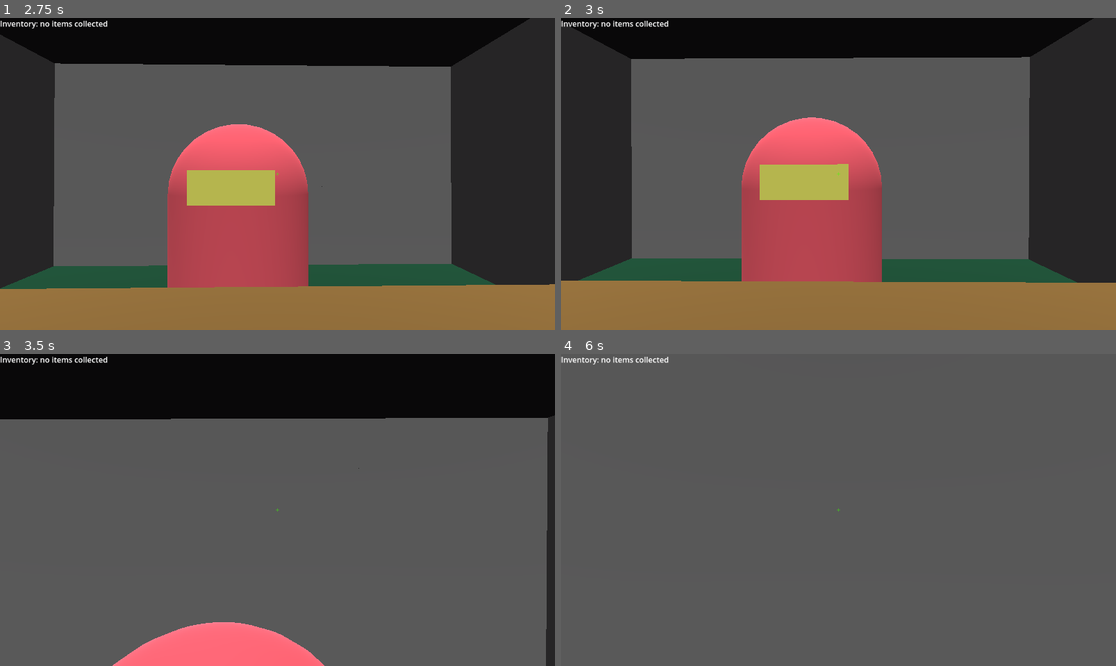
Above: before the commit, frames 1-4 (two rows, left to right).
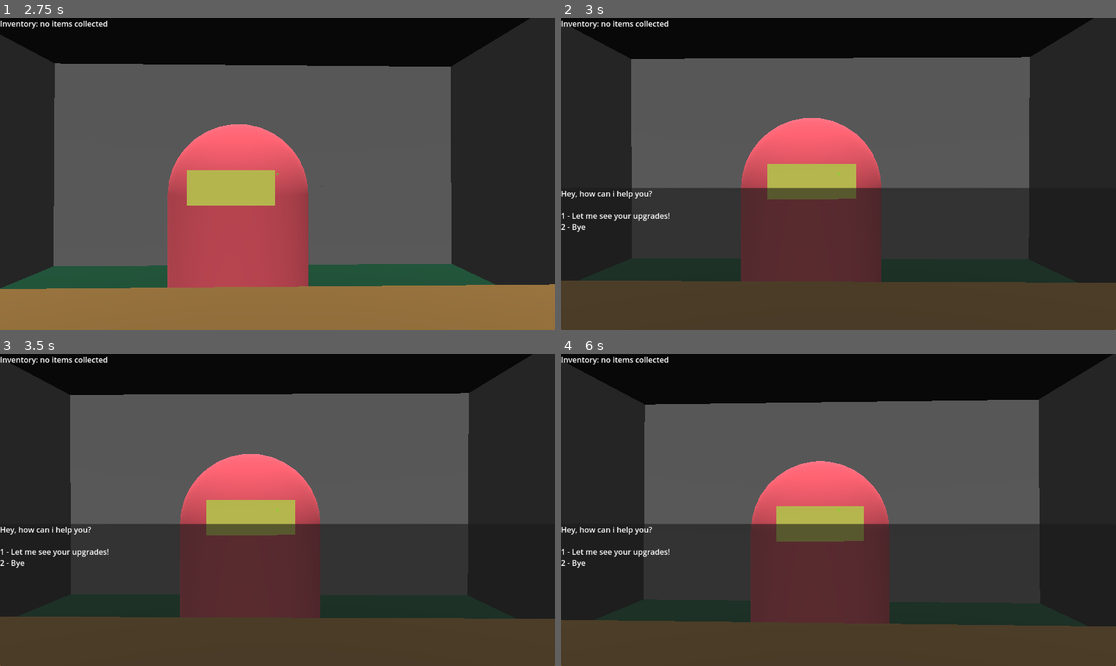
Above: after the commit, the same moments.

Repository: jamklex/3dshooter
Game: Godot game, scene res://scenes/ship/_main.tscn
Same seed, same stepped clock (60 frames per second), same inputs: the game is played once before the commit and once after it.
Inputs (mouse positions are in pixels of both pictures, inside the frame that each line leads up to):
- Up to frame 1 (2.75 s): tap Enter at 0.5 s; move the mouse to (305, 174) at 0.52 s; hold W (forward) from 0.53 s (still down); tap E (interact) at 0.6, 1.35, 2.1 s; tap Space (jump) at 0.77, 1.52 s; move the mouse to (249, 174) at 1.27 s; move the mouse to (288, 167) at 2.02 s
- Up to frame 2 (3 s): keep holding W (forward); move the mouse to (832, 180) at 2.77 s; tap E (interact) at 2.85 s
- Up to frame 3 (3.5 s): keep holding W (forward); tap Space (jump) at 3.02 s
- Up to frame 4 (6 s): move the mouse to (877, 513) at 3.52 s; tap E (interact) every 0.75 s from 3.6 to 5.85 s; tap Space (jump) at 3.77, 4.52, 5 s; move the mouse to (794, 506) at 4.27 s; move the mouse to (844, 510) at 5.02 s; tap Enter at 5.75 s; move the mouse to (816, 503) at 5.77 s; release W (forward) at 5.78 s; hold D (right) from 5.78 s (still down)

Frame 1 is identical in both runs. In frame 2, 38% of the frame differs, in the area x 0-100%, y 31-100%; in frame 3, 68%; in frame 4, 76%, in the area x 0-100%, y 0-100%.

Commit message:
longer distance um nicht in die Nase des NPCs schauen zu müssen

Diff:
--- a/assets/models/player/player.tscn
+++ b/assets/models/player/player.tscn
@@ -33,7 +33,7 @@
 
 [node name="RayCast3D" type="RayCast3D" parent="Camera"]
 transform = Transform3D(1, 0, 0, 0, 1, -2.98023e-08, 0, 2.98023e-08, 1, 0, 0, 0)
-target_position = Vector3(0, 0, -5)
+target_position = Vector3(0, 0, -10)
 collide_with_areas = true
 debug_shape_custom_color = Color(0.788235, 0.45098, 0.584314, 1)
 debug_shape_thickness = 5
--- a/scenes/ship/_main.tscn
+++ b/scenes/ship/_main.tscn
@@ -37,6 +37,7 @@
 
 [node name="Player" parent="." instance=ExtResource("1_nxnoa")]
 transform = Transform3D(1, 0, 0, 0, 1, 0, 0, 0, 1, 0.111711, 0, -7.43068)
+interact_distance = 5
 
 [node name="cockpit" type="Node3D" parent="."]
 
Not shown: 1 places in scenes/ship/_main.tscn that only renumber resources
Not shown: 1 places in scenes/ship/shipEnvironment.tres that only renumber resources
